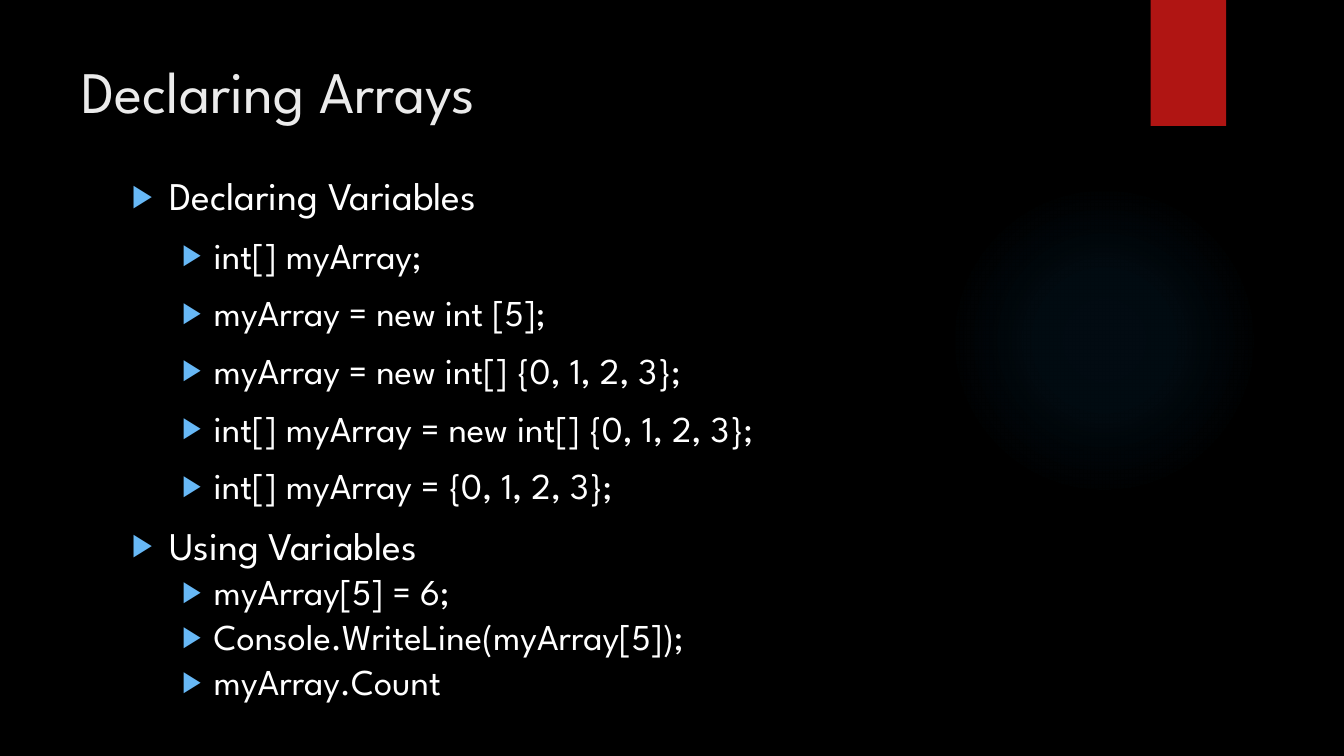
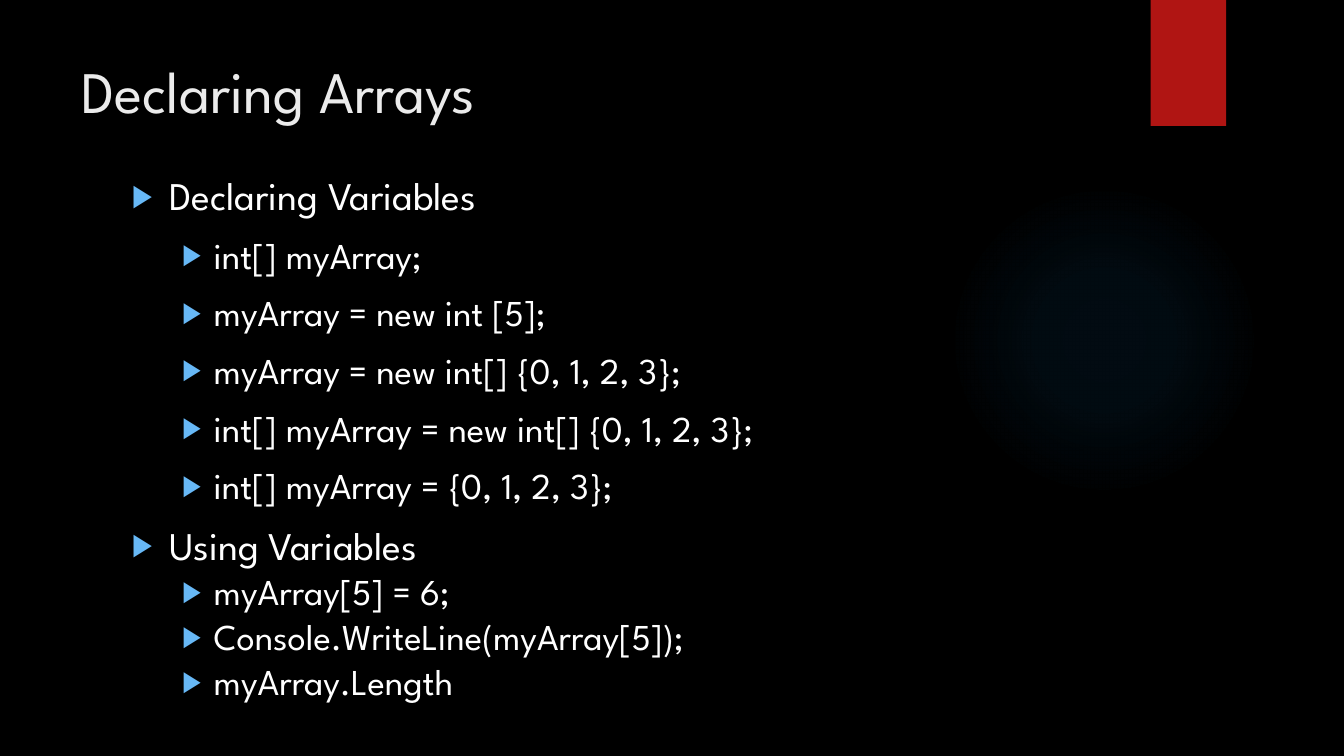
Before and after one commit to LogolsLLC/LogolsFebruary2018, a slide deck: slide 28 of Slides/02_C#_TrainingPlan.pptx. Drawn at 1344x756 pixels with LibreOffice and Linux fonts; fonts in the diff are those of the drawing; background and template pictures are left out. Boxes give left, top, right and bottom in pixels: in the first picture for what was removed or moved away, otherwise in the second. Text is boxed around its words. In the diff, an @@ line names an element or a change of style, - is before the commit and + after.

```diff
--- a/Slides/02_C#_TrainingPlan.pptx
+++ b/Slides/02_C#_TrainingPlan.pptx
@@ text at box(214, 670, 453, 703): text changed @@
-  ▶ myArray.Count
+  ▶ myArray.Length
```
Also in this commit, not shown: 4 other slides changed.
